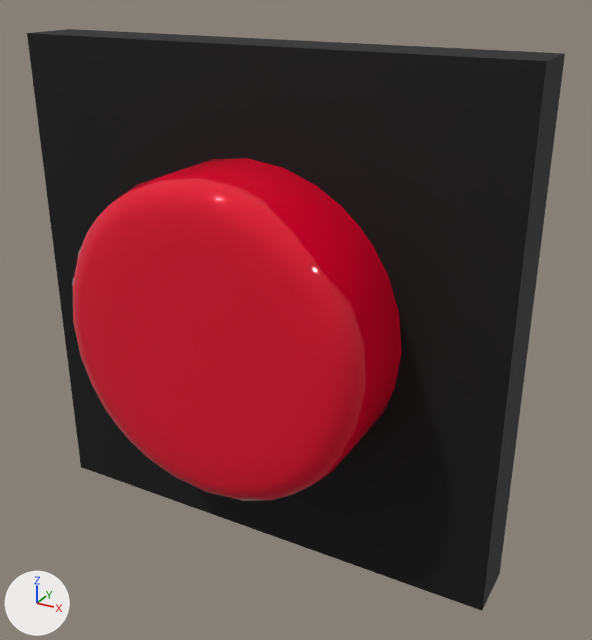
Renders of the FBX model Assets/AnimalCare/Models/Clicker/Clicker.fbx from each side of a commit.
Rendered twice from a 50 mm camera at (1.54, -2.57, 2.26) aimed at (0.18, -0.08, 1.02). Arrows for +X, +Y and +Z are at lower left; the lights stay in place. The first picture is the older version.
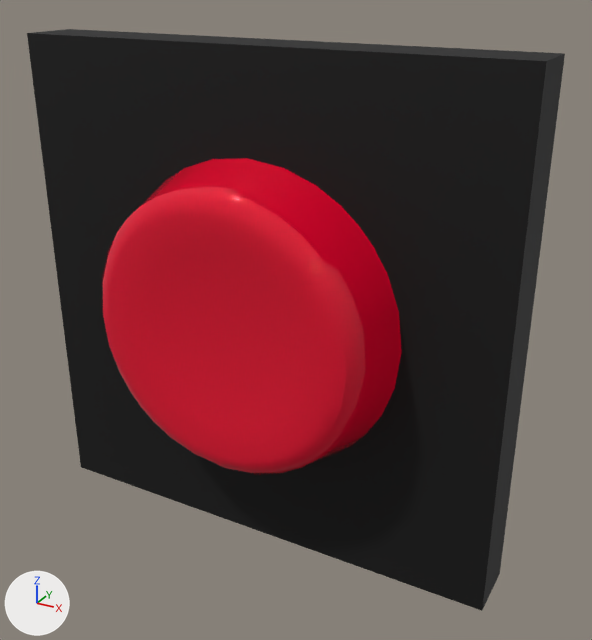
The newer file adds a shape key; the second version is drawn at full value of the shape key 'Key 1' of 'Cube.001', and the change is written as the vertex moves it makes.

What differs and where, as boxes (x1, y1, x2, y2) in the pictures (592 x 640 px; the box of a moved part takes in the faces that stretch with it):
'Cube', reshaped, shading changed: (27, 29, 565, 611) in both
part 1 of me_cube_001, moved or reshaped: before (72, 158, 402, 501); after (102, 158, 402, 474)
part 2 of me_cube_001, shading changed: (69, 156, 402, 504) in both

The edits, one by one:
me_cube_001 is used by ob_cube; location (0.0, 0.0, 0.0).
me_cube_001 had 204 vertices, 174 faces and spanned x -1.0..1.0, y -0.5..0.12, z 0.0..2.0.
me_cube_001 now has 204 vertices, 174 faces and spans x -1.0..1.0, y -0.38..0.12, z 0.0..2.0.
me_cube_001 part 1: 160 of 204 vertices moved; they spanned x -0.62..0.62, y -0.5..-0.4, z 0.38..1.62 and now span x -0.57..0.57, y -0.38..-0.29, z 0.43..1.57; mean shift (0.0, 0.12, 0.0); largest move (-0.28, -0.5, 0.72) -> (-0.25, -0.35, 0.75).
me_cube_001 part 2: edges marked sharp go from 58 to 62.
